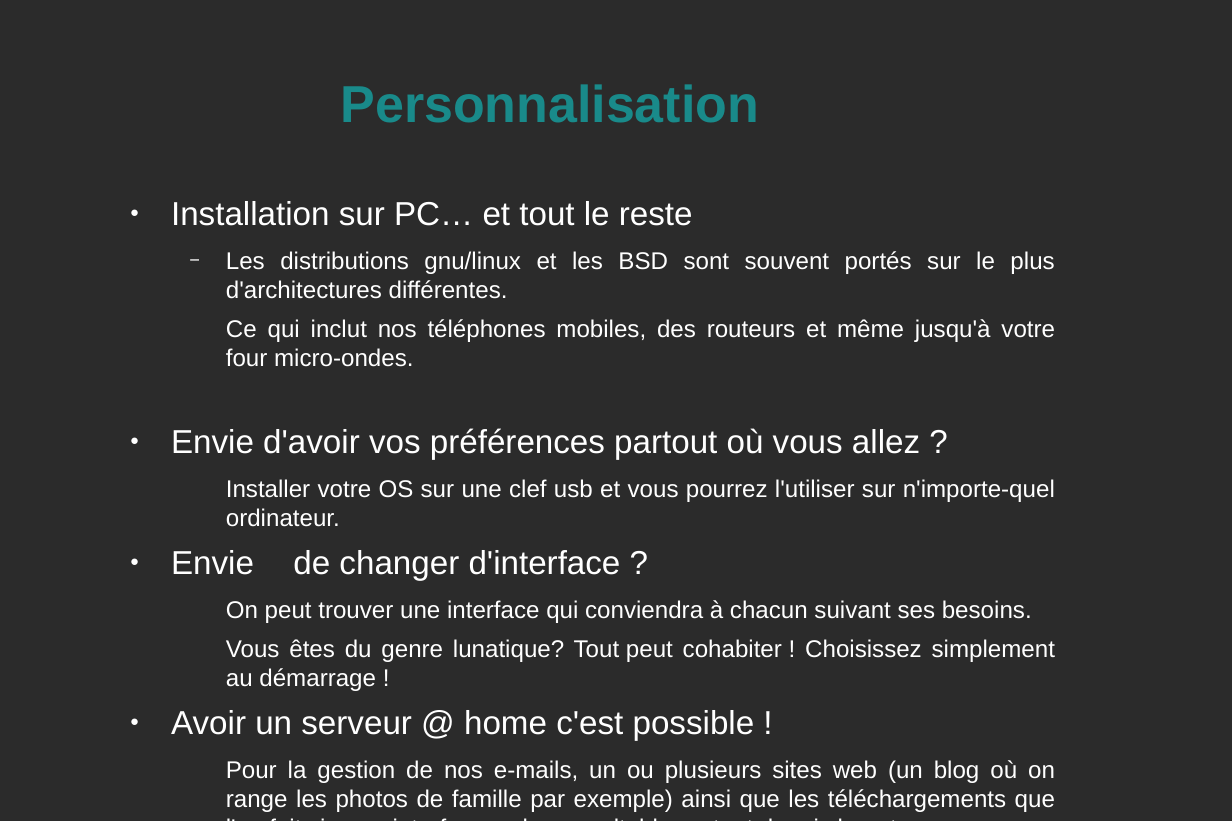
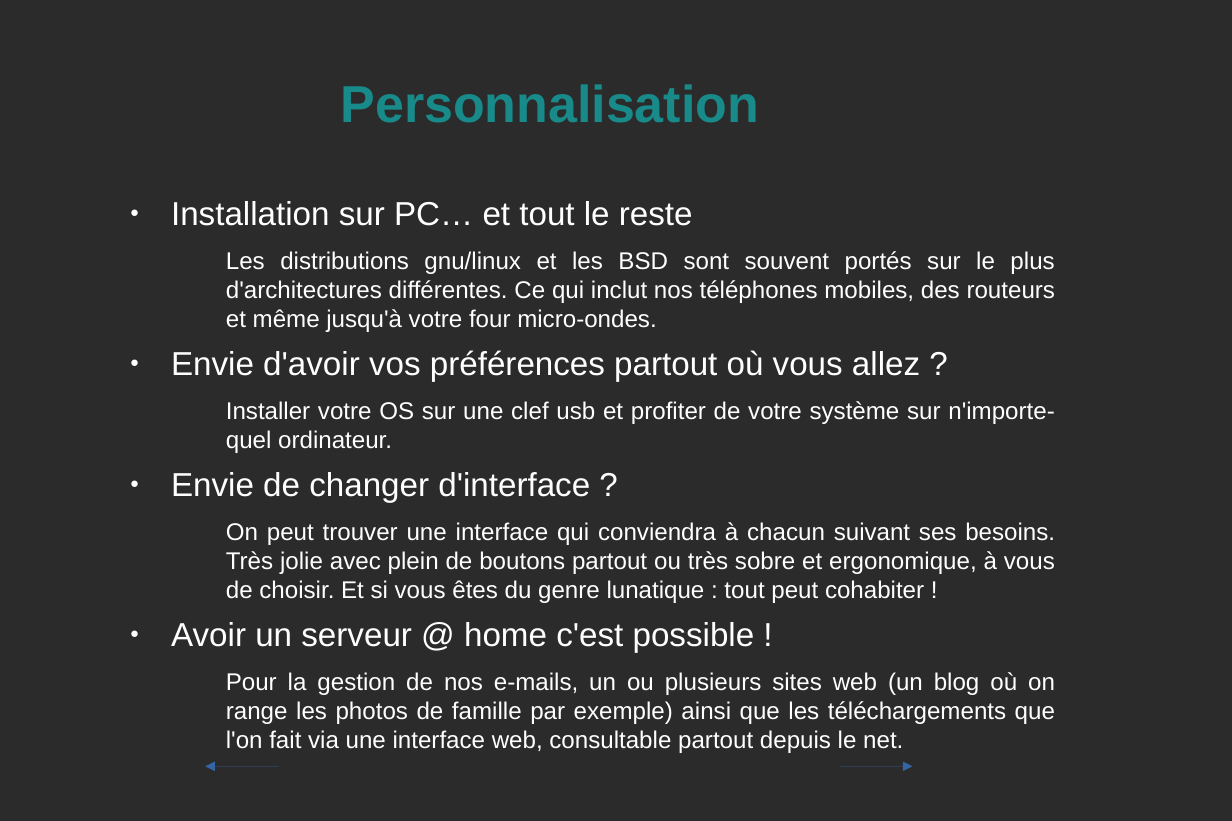
Before and after one commit to KaneRoot/public, a slide deck: slide 4 of licence_s4/com/diaporama_explicite_pas_complet.odp. Drawn at 1232x821 pixels with LibreOffice and Linux fonts; fonts in the diff are those of the drawing; background and template pictures are left out; a plain dark background stands for a picture behind light text. Boxes give left, top, right and bottom in pixels: in the first picture for what was removed or moved away, otherwise in the second. Text is boxed around its words. In the diff, an @@ line names an element or a change of style, - is before the commit and + after.

```diff
--- a/licence_s4/com/diaporama_explicite_pas_complet.odp
+++ b/licence_s4/com/diaporama_explicite_pas_complet.odp
@@ text at box(226, 251, 1056, 332): text changed @@
-    − Les distributions gnu/linux et les BSD sont souvent portés sur le plus d'architectures différentes.
-    Ce qui inclut nos téléphones mobiles, des routeurs et même jusqu'à votre four micro-ondes.
+    Les distributions gnu/linux et les BSD sont souvent portés sur le plus d'architectures différentes. Ce qui inclut nos téléphones mobiles, des routeurs et même jusqu'à votre four micro-ondes.
@@ text at box(226, 401, 1054, 453): text changed @@
-    Installer votre OS sur une clef usb et vous pourrez l'utiliser sur n'importe-quel ordinateur.
+    Installer votre OS sur une clef usb et profiter de votre système sur n'importe-quel ordinateur.
@@ text at box(226, 522, 1055, 603): text changed @@
-    On peut trouver une interface qui conviendra à chacun suivant ses besoins.
-    Vous êtes du genre lunatique? Tout peut cohabiter ! Choisissez simplement au démarrage !
+    On peut trouver une interface qui conviendra à chacun suivant ses besoins. Très jolie avec plein de boutons partout ou très sobre et ergonomique, à vous de choisir. Et si vous êtes du genre lunatique : tout peut cohabiter !
@@ arrow added from (278, 766) to (205, 766), #3465A4 0 pt @@
@@ arrow added from (839, 766) to (912, 766), #3465A4 0 pt @@
```
Also in this commit, not shown: 6 other slides changed, 2 slides added, 1 slide removed.
